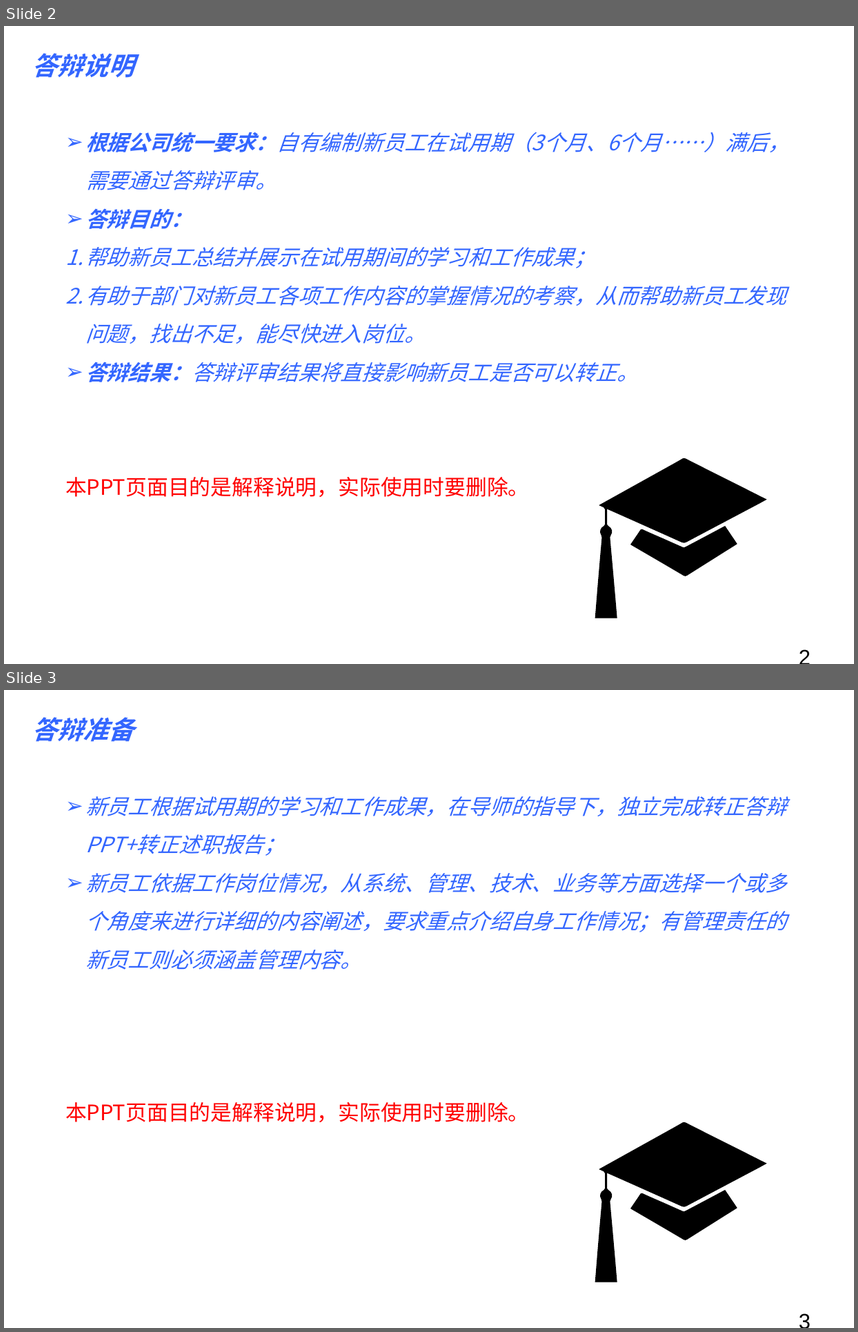
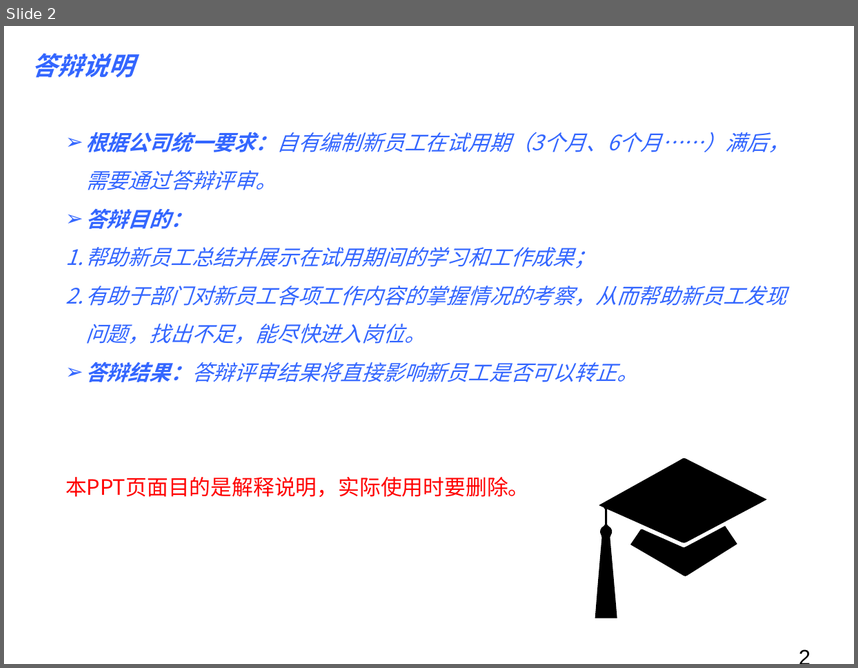
Before and after one commit to donghuizhou/drag-form-new, a slide deck: src/ppt.pptx. Shown one above the other, each under a label of ours: slides 2 and 3 before the commit, slide 2 after it. The pictures are 858x1332 and 858x668 pixels, drawn with LibreOffice and Linux fonts; fonts in the diff are those of the drawing; background and template pictures are left out. Boxes give left, top, right and bottom in pixels: in the first picture for what was removed or moved away, otherwise in the second. Text is boxed around its words. In the diff, an @@ line names an element or a change of style, - is before the commit and + after.

```diff
--- a/src/ppt.pptx
+++ b/src/ppt.pptx
@@ slide 3 removed at <box>4,690,854,1328</box>, background picture (left out) @@
@@ text removed at <box>32,717,134,742</box> @@
-答辩准备
@@ text removed at <box>65,796,786,1122</box> @@
-➢ 新员工根据试用期的学习和工作成果，在导师的指导下，独立完成转正答辩PPT+转正述职报告；
-➢ 新员工依据工作岗位情况，从系统、管理、技术、业务等方面选择一个或多个角度来进行详细的内容阐述，要求重点介绍自身工作情况；有管理责任的新员工则必须涵盖管理内容。
-本PPT页面目的是解释说明，实际使用时要删除。
@@ freeform shape removed at <box>595,1122,766,1281</box> @@
@@ freeform shape removed at <box>631,1190,737,1240</box> @@
@@ page number removed at <box>791,1304,846,1317</box> @@
-3
```
Also in this commit, not shown: 16 other slides removed.
